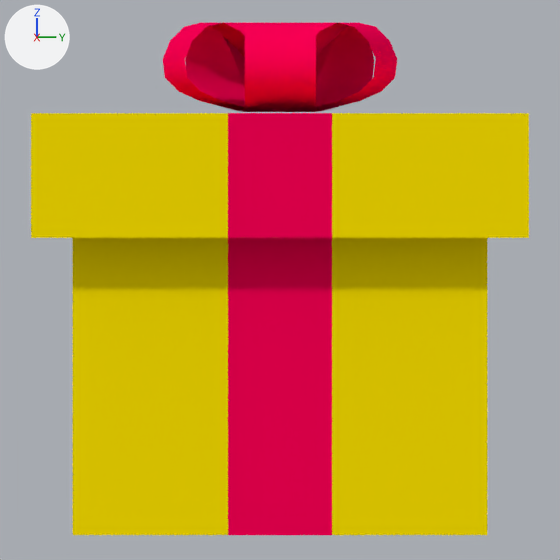
Two versions of the Blender file ic_launcher.blend, one commit apart.
Rendered twice from the file's camera 'Camera'. Lighting does not change. The marker at upper left points along +X, +Y and +Z.

The older version as bpy lines, for what is in view:
```python
mat_box = diffuse_material('Box')
mat_box.base_color = (1.0, 0.783, 0.0)  # yellow #ffe500
mat_ribbon = diffuse_material('Ribbon')
mat_ribbon.base_color = (1.0, 0.0, 0.0948)  # pink #ff0057
me_cube = bpy.data.meshes.new('Cube')
me_cube.from_pydata(...)  # 418 vertices, 416 faces; spans x -1.2..1.2, y -1.2..1.2, z -1.0..1.03
me_cube.materials.append(mat_box)  # yellow #ffe500
me_cube_001 = bpy.data.meshes.new('Cube.001')
me_cube_001.from_pydata(...)  # 102 vertices, 68 faces; spans x -0.25..0.25, y -1.2..1.2, z -1.0..1.03
me_cube_001.materials.append(mat_ribbon)  # pink #ff0057
me_cube_008 = bpy.data.meshes.new('Cube.008')
me_cube_008.from_pydata(...)  # 40 vertices, 20 faces; spans x -0.724..0.724, y -0.671..0.705, z -0.011..0.626
me_cube_008.polygons.foreach_set('use_smooth', [True] * 20)
me_cube_008.materials.append(mat_ribbon)  # pink #ff0057
ob_bow = bpy.data.objects.new('Bow', me_cube_008)
ob_bow.location = (0.0, 0.0, 2.034)
ob_bow.rotation_euler = (0.0, 0.0, -0.311)  # degrees (0, 0, -18)
_m = ob_bow.modifiers.new('Subsurf', 'SUBSURF')
_m.levels = 3
_m.render_levels = 3
ob_box = bpy.data.objects.new('Box', me_cube)
ob_box.location = (0.0, 0.0, 1.0)
ob_box.rotation_euler = (0.0, 0.0, 1.571)  # degrees (0, 0, 90)
ob_ribbon_001 = bpy.data.objects.new('Ribbon.001', me_cube_001)
ob_ribbon_001.location = (0.0, 0.0, 1.0)
ob_ribbon_001.rotation_euler = (0.0, 0.0, 1.571)  # degrees (0, 0, 90)
ob_ribbon_001.scale = (1.0, 1.0, 1.0)
```
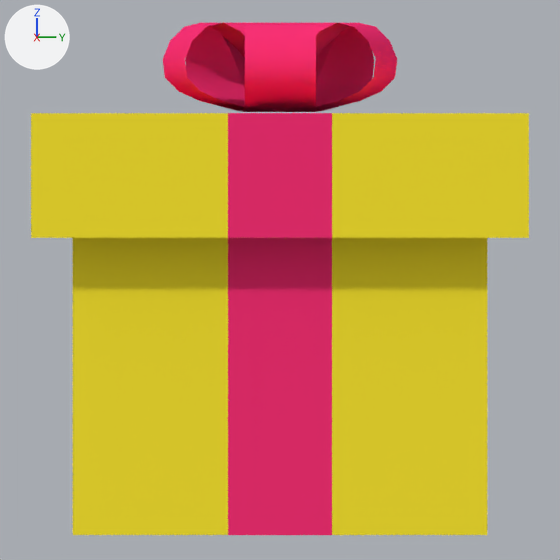
What differs and where, as boxes (x1, y1, x2, y2) in the pictures (560 x 560 px):
'Box', recoloured
    both: (31, 113, 529, 535)
'Ribbon.001', recoloured
    both: (228, 113, 332, 535)
'Bow', recoloured
    both: (163, 23, 397, 112)

Diff of the bpy script that builds the scene:
```diff
--- a/ic_launcher.blend.py
+++ b/ic_launcher.blend.py
@@ mat_ribbon @@
 mat_ribbon = diffuse_material('Ribbon')
-mat_ribbon.base_color = (1.0, 0.0, 0.0948)  # pink #ff0057
+mat_ribbon.base_color = (1.0, 0.0331, 0.189)  # pink #ff3378
@@ mat_box @@
 mat_box = diffuse_material('Box')
-mat_box.base_color = (1.0, 0.783, 0.0)  # yellow #ffe500
+mat_box.base_color = (1.0, 0.824, 0.0331)  # yellow #ffea33
```
